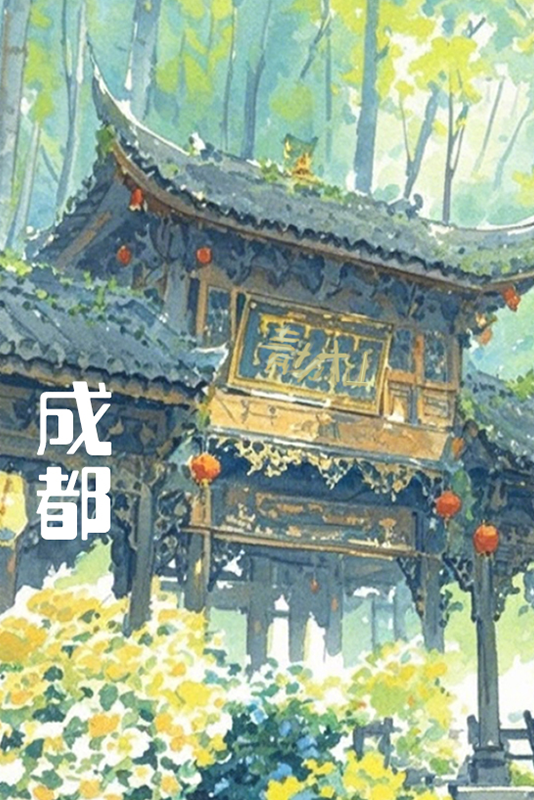
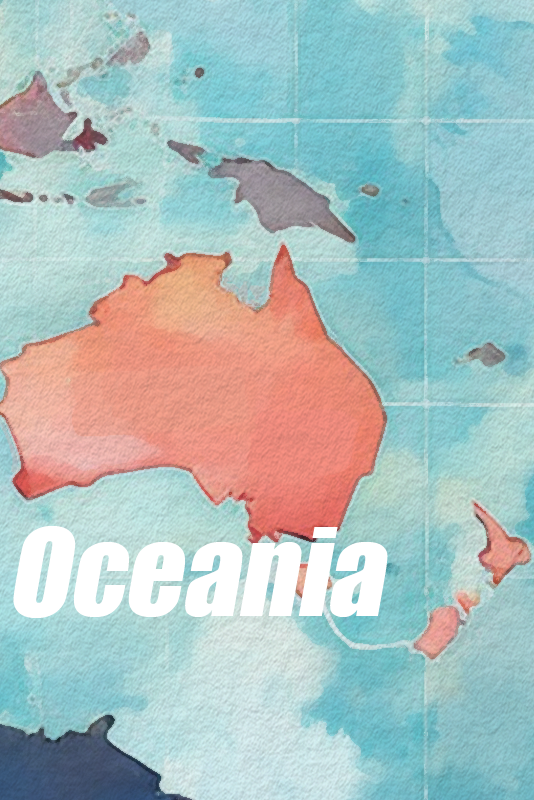
Comparing the layer stacks of the two 534×800 images. Changes:
added layer "Oceania" above "dayangzhou" over [13, 526, 388, 618]
renamed "图层 1" to "dayangzhou", painted on it over [0, 0, 534, 800]
